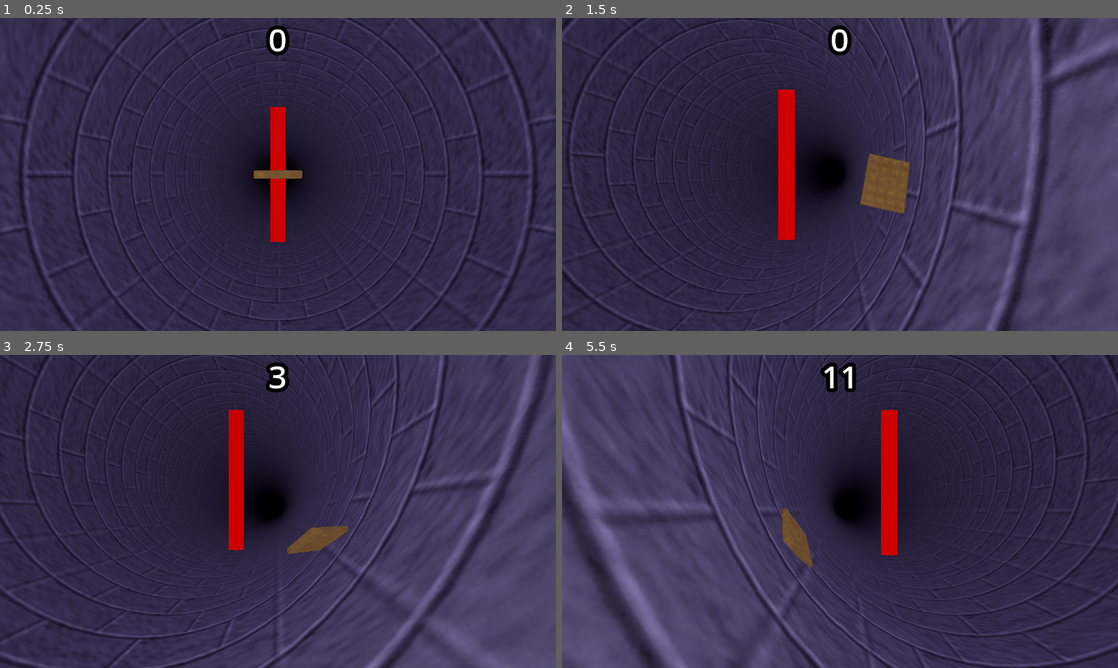
Above: before the commit, frames 1-4 (two rows, left to right).
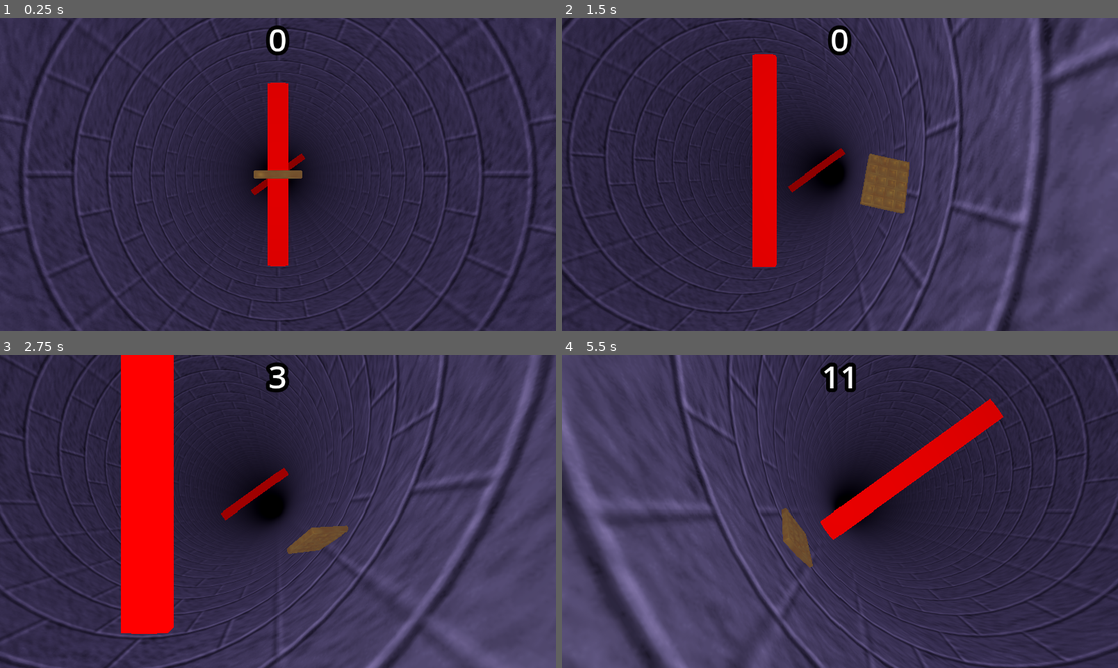
Above: after the commit, the same moments.

Repository: TaelsDaFoox/wafall
Game: Godot game, scene res://world.tscn
The game is run twice, just before and just after one commit, with the same random seed, the same clock (stepped at 60 frames per second) and the same inputs.
Inputs:
- Up to frame 1 (0.25 s): no input
- Up to frame 2 (1.5 s): tap Enter at 0.5 s; hold D (right) 0.53-1.28 s; tap Alt at 0.6 s; hold S (down) from 1.28 s (still down); tap Shift at 1.35 s
- Up to frame 3 (2.75 s): release S (down) at 2.03 s; hold D (right) from 2.03 s (still down); tap Alt at 2.1 s
- Up to frame 4 (5.5 s): release D (right) at 2.78 s; hold W (up) 2.78-3.53 s; tap Shift at 2.85, 4.35 s; hold A (left) 3.53-5.03 s; tap Alt at 3.6, 5.1 s; hold S (down) from 5.03 s (still down)

The runs differ from the first frame. In frame 1, 1.1% of the frame differs, in the area x 45-55%, y 20-80%; in frame 2, 4.7%; in frame 3, 10%, in the area x 21-52%, y 0-90%; in frame 4, 3.6%.

Commit message:
obstacles kinda work now
you don't die yet and they don't spawn but they properly wrap to not break the effect of an infinite tunnel

Diff:
--- a/Global.gd
+++ b/Global.gd
@@ -1,2 +1,5 @@
 extends Node
 var falldist :=0.0
+signal wrap()
+func emitwrap():
+	wrap.emit()
--- /dev/null
+++ b/obstacle.gd
@@ -0,0 +1,6 @@
+extends CSGBox3D
+
+func _ready() -> void:
+	Global.wrap.connect(wrap)
+func wrap():
+	position.y+=20
--- a/waffle.gd
+++ b/waffle.gd
@@ -9,4 +9,5 @@
 	if position.y<20:
 		position.y+=20
 		falldistextra+=20
+		Global.emitwrap()
 	Global.falldist = -position.y+falldistextra
--- a/world.tscn
+++ b/world.tscn
@@ -6,6 +6,7 @@
 [ext_resource type="Script" uid="uid://vawiibyw4ptv" path="res://camera.gd" id="3_tlwt5"]
 [ext_resource type="Script" uid="uid://cborgbtsf0dtx" path="res://wall_collision.gd" id="4_aqk2v"]
 [ext_resource type="PackedScene" uid="uid://bvivxs4owof8v" path="res://ui.tscn" id="6_dwbse"]
+[ext_resource type="Script" uid="uid://mguwx63lkt2u" path="res://obstacle.gd" id="7_pkg7o"]
 
 [sub_resource type="Environment" id="Environment_gv5m4"]
 ambient_light_source = 2
@@ -18,6 +19,9 @@
 albedo_color = Color(1, 0, 0, 1)
 emission_enabled = true
 emission = Color(1, 0, 0, 1)
+
+[sub_resource type="BoxShape3D" id="BoxShape3D_dwbse"]
+size = Vector3(10.728516, 2.282959, 108.23047)
 
 [node name="World" type="Node3D"]
 
@@ -57,7 +61,24 @@
 
 [node name="UI" parent="." instance=ExtResource("6_dwbse")]
 
-[node name="CSGBox3D" type="CSGBox3D" parent="."]
+[node name="Obstacle" type="CSGBox3D" parent="."]
 transform = Transform3D(1, 0, 0, 0, 1, 0, 0, 0, 1, 0, -72.83896, 0)
 size = Vector3(10.7126465, 2.3063965, 121.94751)
 material = SubResource("StandardMaterial3D_dwbse")
+script = ExtResource("7_pkg7o")
+
+[node name="Area3D" type="Area3D" parent="Obstacle"]
+
+[node name="CollisionShape3D" type="CollisionShape3D" parent="Obstacle/Area3D"]
+shape = SubResource("BoxShape3D_dwbse")
+
+[node name="Obstacle2" type="CSGBox3D" parent="."]
+transform = Transform3D(0.58473116, 0, -0.81122714, 0, 1, 0, 0.81122714, 0, 0.58473116, 0, -288.8379, 0)
+size = Vector3(10.7126465, 2.3063965, 121.94751)
+material = SubResource("StandardMaterial3D_dwbse")
+script = ExtResource("7_pkg7o")
+
+[node name="Area3D" type="Area3D" parent="Obstacle2"]
+
+[node name="CollisionShape3D" type="CollisionShape3D" parent="Obstacle2/Area3D"]
+shape = SubResource("BoxShape3D_dwbse")
Not shown, added: obstacle.gd.uid
Not shown: 1 places in world.tscn that only renumber resources
